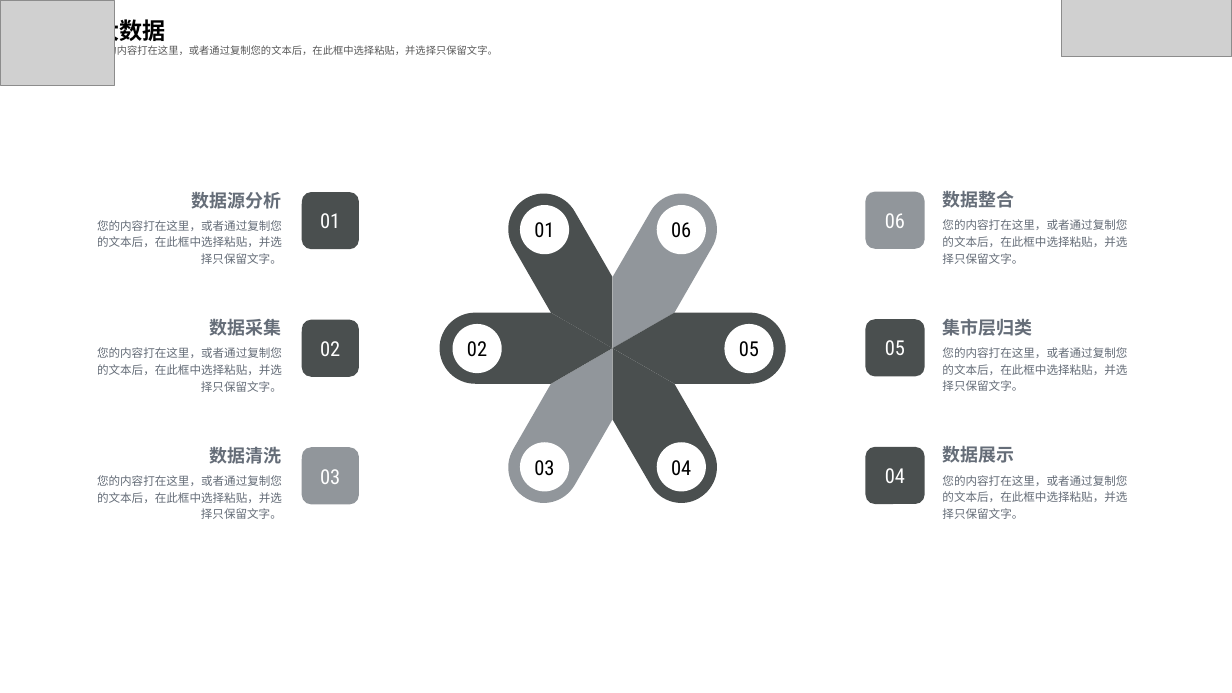
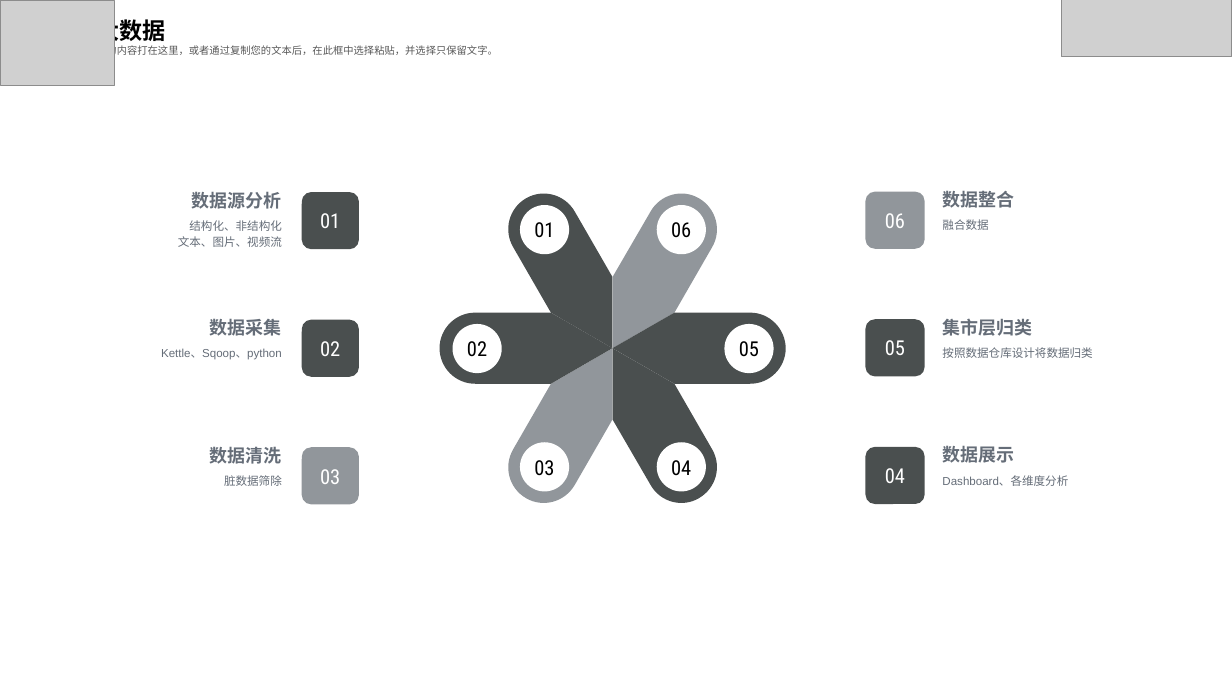
Before and after one commit to feiweihy/SpringCloud, a slide deck: slide 17 of documents/1-技术交流/中交金卡技术交流20190505.pptx. Drawn at 1232x693 pixels with LibreOffice and Linux fonts; fonts in the diff are those of the drawing; grey boxes stand for pictures. Boxes give left, top, right and bottom in pixels: in the first picture for what was removed or moved away, otherwise in the second. Text is boxed around its words. In the diff, an @@ line names an element or a change of style, - is before the commit and + after.

```diff
--- a/documents/1-技术交流/中交金卡技术交流20190505.pptx
+++ b/documents/1-技术交流/中交金卡技术交流20190505.pptx
@@ text at bbox=[178, 220, 282, 247]: text changed @@
-您的内容打在这里，或者通过复制您的文本后，在此框中选择粘贴，并选择只保留文字。
+结构化、非结构化
+文本、图片、视频流
@@ text at bbox=[942, 219, 988, 230]: text changed @@
-您的内容打在这里，或者通过复制您的文本后，在此框中选择粘贴，并选择只保留文字。
+融合数据
@@ text at bbox=[161, 348, 282, 360]: text changed @@
-您的内容打在这里，或者通过复制您的文本后，在此框中选择粘贴，并选择只保留文字。
+Kettle、Sqoop、python
@@ text at bbox=[942, 347, 1092, 358]: text changed @@
-您的内容打在这里，或者通过复制您的文本后，在此框中选择粘贴，并选择只保留文字。
+按照数据仓库设计将数据归类
@@ text at bbox=[224, 475, 282, 486]: text changed @@
-您的内容打在这里，或者通过复制您的文本后，在此框中选择粘贴，并选择只保留文字。
+脏数据筛除
@@ text at bbox=[942, 476, 1068, 486]: text changed @@
-您的内容打在这里，或者通过复制您的文本后，在此框中选择粘贴，并选择只保留文字。
+Dashboard、各维度分析
```
Also in this commit, not shown: 5 other slides changed.
